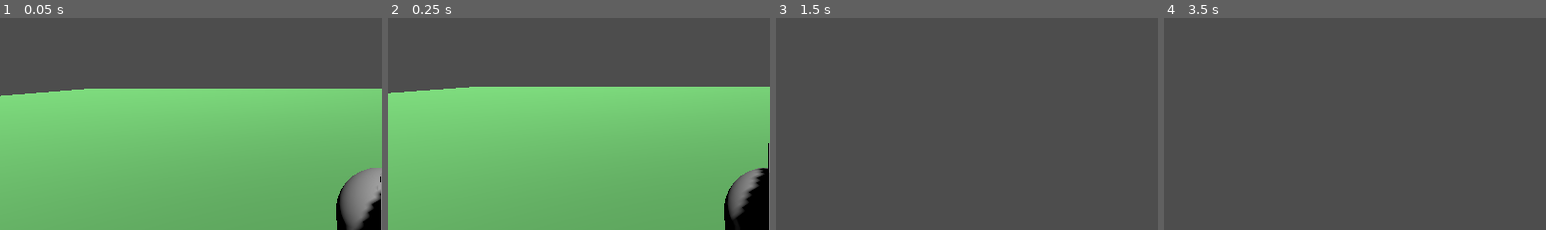
Above: before the commit, frames 1-4 (left to right).
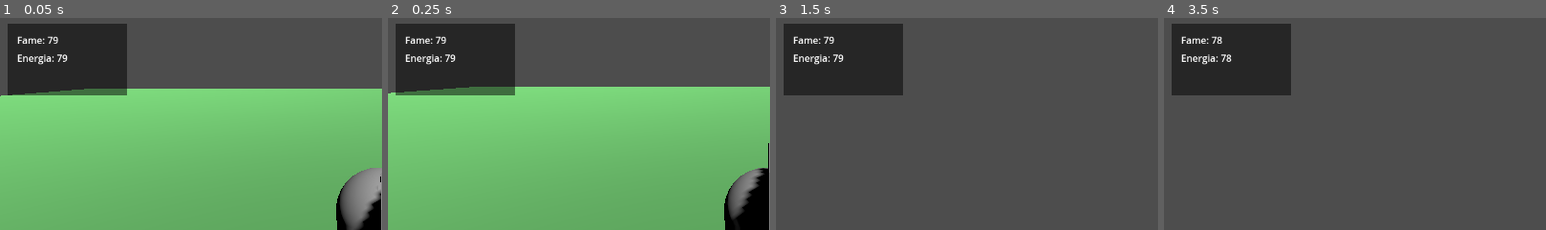
Above: after the commit, the same moments.

Repository: bonaventuratommasosam-bot/gribbit-town-unreal
Game: Godot game, scene res://scenes/MainWorld.tscn
Two runs of this game, one before a commit and one after it. Both use one fixed random seed, a clock stepped at 60 frames per second and the inputs below.
Inputs (mouse positions are % of the whole screen's width and height, from its top left):
- Up to frame 1 (0.05 s): no input
- Up to frame 2 (0.25 s): no input
- Up to frame 3 (1.5 s): move the mouse to (55, 49) at 0.52 s; hold W (ui_up) from 0.53 s (still down); click (55, 49) at 0.6 s; tap Space (ui_accept) at 0.77 s; right-click (55, 49) at 0.8 s; move the mouse to (45, 50) at 1.27 s; right-click (45, 50) at 1.35 s
- Up to frame 4 (3.5 s): keep holding W (ui_up); tap Space (ui_accept) at 1.52, 3.02 s; click (45, 50) at 1.55 s; move the mouse to (52, 48) at 2.02 s; click (52, 48) at 2.1 s; right-click (52, 48) at 2.3 s; tap Enter at 2.75 s; move the mouse to (49, 51) at 2.77 s; right-click (49, 51) at 2.85 s; click (49, 51) at 3.05 s
The pictures show only the part of the screen within x 0-50%, y 0-50%; the shares and areas given below are measured in that part.

The runs differ from the first frame. In frame 1, 10% of the frame differs, in the area x 2-34%, y 2-37%; in frame 2, 10%; in frame 3, 10%; in frame 4, 10%.

Commit message:
Add Needs UI and connect building to needs system

Diff:
--- a/godot/scenes/MainWorld.tscn
+++ b/godot/scenes/MainWorld.tscn
@@ -1,7 +1,8 @@
-[gd_scene load_steps=7 format=3 uid="uid://mainworld"]
+[gd_scene load_steps=9 format=3 uid="uid://mainworld"]
 
 [ext_resource type="PackedScene" uid="uid://gribbitplayer" path="res://scenes/GribbitPlayer.tscn" id="1"]
 [ext_resource type="Script" path="res://scripts/BuildingSystem.gd" id="2"]
+[ext_resource type="Script" path="res://scripts/NeedsSystem.gd" id="3"]
 
 [sub_resource type="BoxShape3D" id="BoxShape3D_1"]
 size = Vector3(100, 1, 100)
@@ -15,6 +16,9 @@
 [sub_resource type="BoxMesh" id="BoxMesh_Preview"]
 size = Vector3(0.95, 0.95, 0.95)
 
+[sub_resource type="StyleBoxFlat" id="StyleBoxFlat_1"]
+bg_color = Color(0, 0, 0, 0.5)
+
 [node name="MainWorld" type="Node3D"]
 
 [node name="GribbitPlayer" parent="." instance=ExtResource("1")]
@@ -22,6 +26,9 @@
 
 [node name="BuildingSystem" type="Node3D" parent="."]
 script = ExtResource("2")
+
+[node name="NeedsSystem" type="Node" parent="."]
+script = ExtResource("3")
 
 [node name="DirectionalLight3D" type="DirectionalLight3D" parent="."]
 transform = Transform3D(0.707107, -0.5, 0.5, 0, 0.707107, 0.707107, -0.707107, -0.5, 0.5, 0, 15, 0)
@@ -41,4 +48,37 @@
 mesh = SubResource("BoxMesh_Preview")
 visible = false
 
+[node name="UI" type="Control" parent="."]
+layout_mode = 3
+anchors_preset = 15
+anchor_right = 1.0
+anchor_bottom = 1.0
+grow_horizontal = 2
+grow_vertical = 2
+mouse_filter = 2
+
+[node name="NeedsPanel" type="Panel" parent="UI"]
+layout_mode = 0
+offset_left = 20.0
+offset_top = 20.0
+offset_right = 220.0
+offset_bottom = 140.0
+theme_override_styles/panel = SubResource("StyleBoxFlat_1")
+
+[node name="HungerLabel" type="Label" parent="UI/NeedsPanel"]
+layout_mode = 0
+offset_left = 15.0
+offset_top = 15.0
+offset_right = 185.0
+offset_bottom = 38.0
+text = "Fame: 80"
+
+[node name="EnergyLabel" type="Label" parent="UI/NeedsPanel"]
+layout_mode = 0
+offset_left = 15.0
+offset_top = 45.0
+offset_right = 185.0
+offset_bottom = 68.0
+text = "Energia: 80"
+
 [node name="WorldEnvironment" type="WorldEnvironment" parent="."]
--- a/godot/scripts/BuildingSystem.gd
+++ b/godot/scripts/BuildingSystem.gd
@@ -4,19 +4,23 @@
 @export var grid_size = 1.0
 
 var preview_mesh : MeshInstance3D
-
-var is_building = false
+var needs_system : Node
 
 func _ready():
 	preview_mesh = get_node("../BuildPreview")
+	needs_system = get_node("../NeedsSystem")
 
 func _process(delta):
 	update_build_preview()
 
+	if Input.is_action_just_pressed("build"):
+		try_place_block()
+	if Input.is_action_just_pressed("remove"):
+		try_remove_block()
+
 func update_build_preview():
 	var player = get_parent().get_node("GribbitPlayer")
-	if not player:
-		return
+	if not player: return
 
 	var camera = player.get_node("Camera3D")
 	var space_state = get_world_3d().direct_space_state
@@ -29,11 +33,10 @@
 
 	if result:
 		var pos = result.position
-		# Snap to grid
 		pos = Vector3(
-			floor(pos.x / grid_size) * grid_size + grid_size/2,
-			floor(pos.y / grid_size) * grid_size + grid_size/2,
-			floor(pos.z / grid_size) * grid_size + grid_size/2
+			floor(pos.x / grid_size) * grid_size + grid_size * 0.5,
+			floor(pos.y / grid_size) * grid_size + grid_size * 0.5,
+			floor(pos.z / grid_size) * grid_size + grid_size * 0.5
 		)
 		preview_mesh.global_position = pos
 		preview_mesh.visible = true
@@ -41,12 +44,15 @@
 		preview_mesh.visible = false
 
 func try_place_block():
-	if preview_mesh.visible:
+	if preview_mesh.visible and needs_system:
 		var new_block = MeshInstance3D.new()
 		new_block.mesh = BoxMesh.new()
 		new_block.scale = Vector3(0.95, 0.95, 0.95)
 		new_block.global_position = preview_mesh.global_position
 		add_child(new_block)
+
+		# Costruire consuma un po' di energia
+		needs_system.modify_need("energy", -5)
 
 func try_remove_block():
 	var player = get_parent().get_node("GribbitPlayer")
@@ -60,5 +66,5 @@
 	var query = PhysicsRayQueryParameters3D.create(from, to)
 	var result = space_state.intersect_ray(query)
 
-	if result and result.collider is MeshInstance3D:
+	if result and result.collider is MeshInstance3D and result.collider != get_parent().get_node("Floor").get_node("MeshInstance3D"):
 		result.collider.queue_free()
--- /dev/null
+++ b/godot/scripts/NeedsSystem.gd
@@ -0,0 +1,31 @@
+extends Node
+
+@export var hunger = 80.0
+@export var energy = 80.0
+@export var fun = 70.0
+@export var social = 60.0
+
+@onready var hunger_label = $"../UI/NeedsPanel/HungerLabel"
+@onready var energy_label = $"../UI/NeedsPanel/EnergyLabel"
+
+func _process(delta):
+	# Slow decay
+	hunger = clamp(hunger - 0.5 * delta, 0, 100)
+	energy = clamp(energy - 0.3 * delta, 0, 100)
+	fun = clamp(fun - 0.4 * delta, 0, 100)
+	social = clamp(social - 0.25 * delta, 0, 100)
+
+	update_ui()
+
+func update_ui():
+	if hunger_label:
+		hunger_label.text = "Fame: %d" % hunger
+	if energy_label:
+		energy_label.text = "Energia: %d" % energy
+
+func modify_need(need_name: String, amount: float):
+	match need_name:
+		"hunger": hunger = clamp(hunger + amount, 0, 100)
+		"energy": energy = clamp(energy + amount, 0, 100)
+		"fun": fun = clamp(fun + amount, 0, 100)
+		"social": social = clamp(social + amount, 0, 100)
